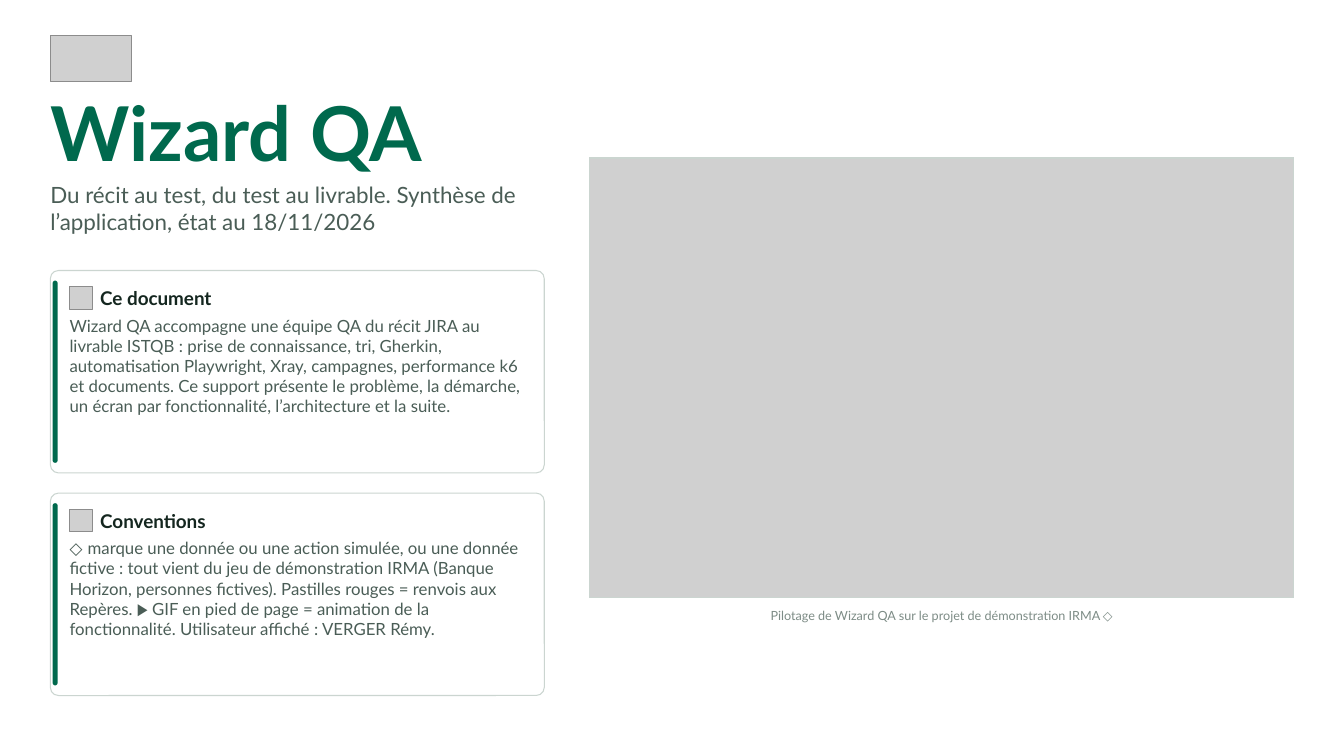
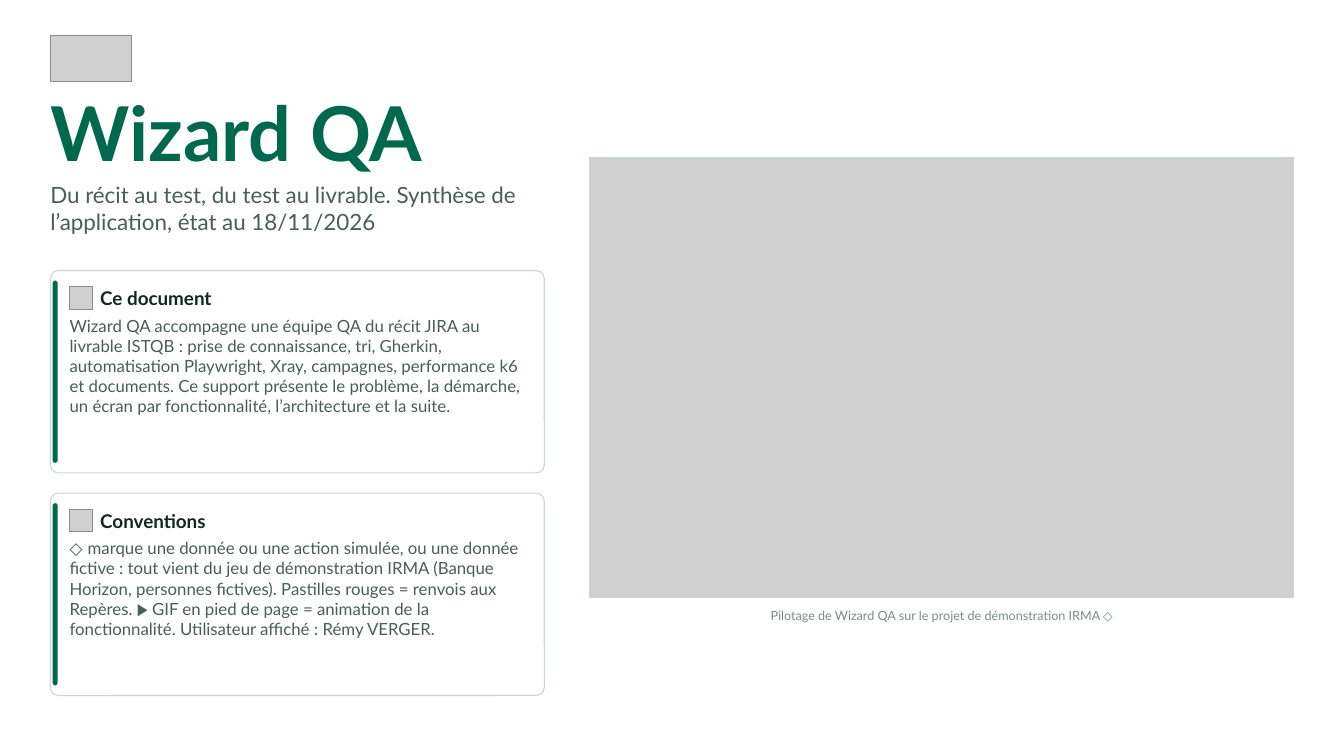
Before and after one commit to printableindustry-commits/qaassistant, a slide deck: slide 1 of supports/presentations/WizardQA-synthese.pptx. Drawn at 1344x756 pixels with LibreOffice and Linux fonts; fonts in the diff are those of the drawing; grey boxes stand for pictures. Boxes give left, top, right and bottom in pixels: in the first picture for what was removed or moved away, otherwise in the second. Text is boxed around its words. In the diff, an @@ line names an element or a change of style, - is before the commit and + after.

```diff
--- a/supports/presentations/WizardQA-synthese.pptx
+++ b/supports/presentations/WizardQA-synthese.pptx
@@ text at [70, 541, 518, 638]: text changed @@
-◇ marque une donnée ou une action simulée, ou une donnée fictive : tout vient du jeu de démonstration IRMA (Banque Horizon, personnes fictives). Pastilles rouges = renvois aux Repères. ▶ GIF en pied de page = animation de la fonctionnalité. Utilisateur affiché : VERGER Rémy.
+◇ marque une donnée ou une action simulée, ou une donnée fictive : tout vient du jeu de démonstration IRMA (Banque Horizon, personnes fictives). Pastilles rouges = renvois aux Repères. ▶ GIF en pied de page = animation de la fonctionnalité. Utilisateur affiché : Rémy VERGER.
```
Also in this commit, not shown: 3 other slides changed, 50 other files.
